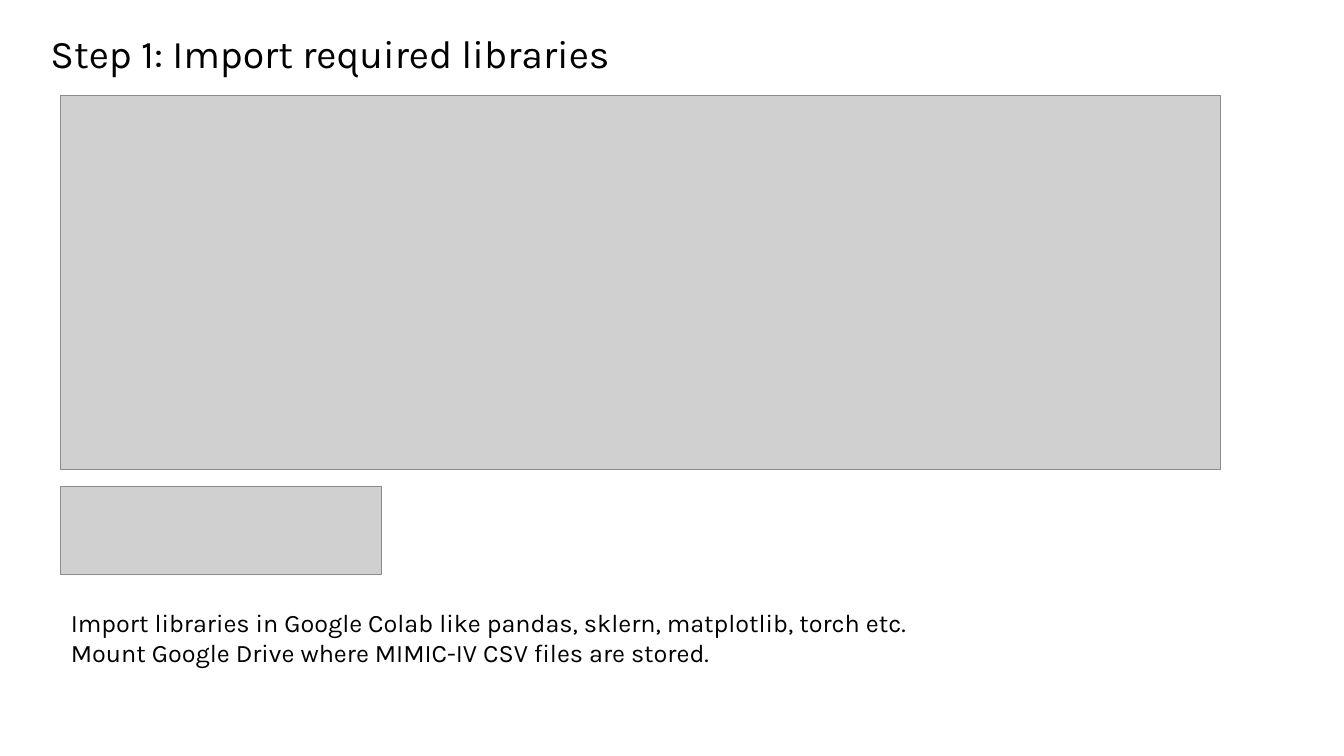
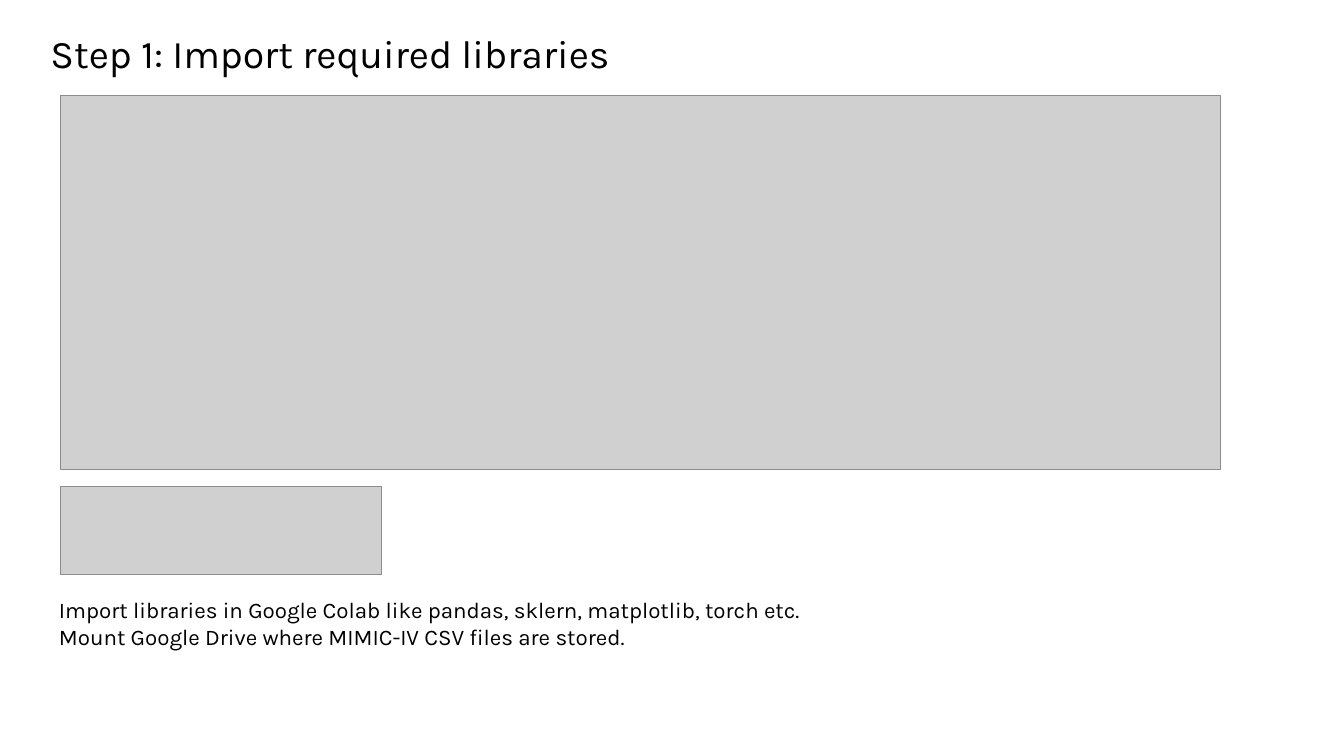
Before and after one commit to AnkitaSavaliya/AIH, a slide deck: slide 3 of ML-DL_MIMIC-IV_ARF_MORTALITY_PREDICTION.pptx. Drawn at 1344x756 pixels with LibreOffice and Linux fonts; fonts in the diff are those of the drawing; grey boxes stand for pictures. Boxes give left, top, right and bottom in pixels: in the first picture for what was removed or moved away, otherwise in the second. Text is boxed around its words. In the diff, an @@ line names an element or a change of style, - is before the commit and + after.

```diff
--- a/ML-DL_MIMIC-IV_ARF_MORTALITY_PREDICTION.pptx
+++ b/ML-DL_MIMIC-IV_ARF_MORTALITY_PREDICTION.pptx
@@ text "Import libraries in Google Colab ...": place and size @@
-text "Import libraries in Google Colab ..." at (71, 614, 906, 669)
+text "Import libraries in Google Colab ..." at (59, 602, 799, 651)
@@ text "Import libraries in Google Colab ..." at (59, 602, 799, 651): size 18 to 16 pt @@
```
Also in this commit, not shown: 18 other slides changed, 1 other file.
